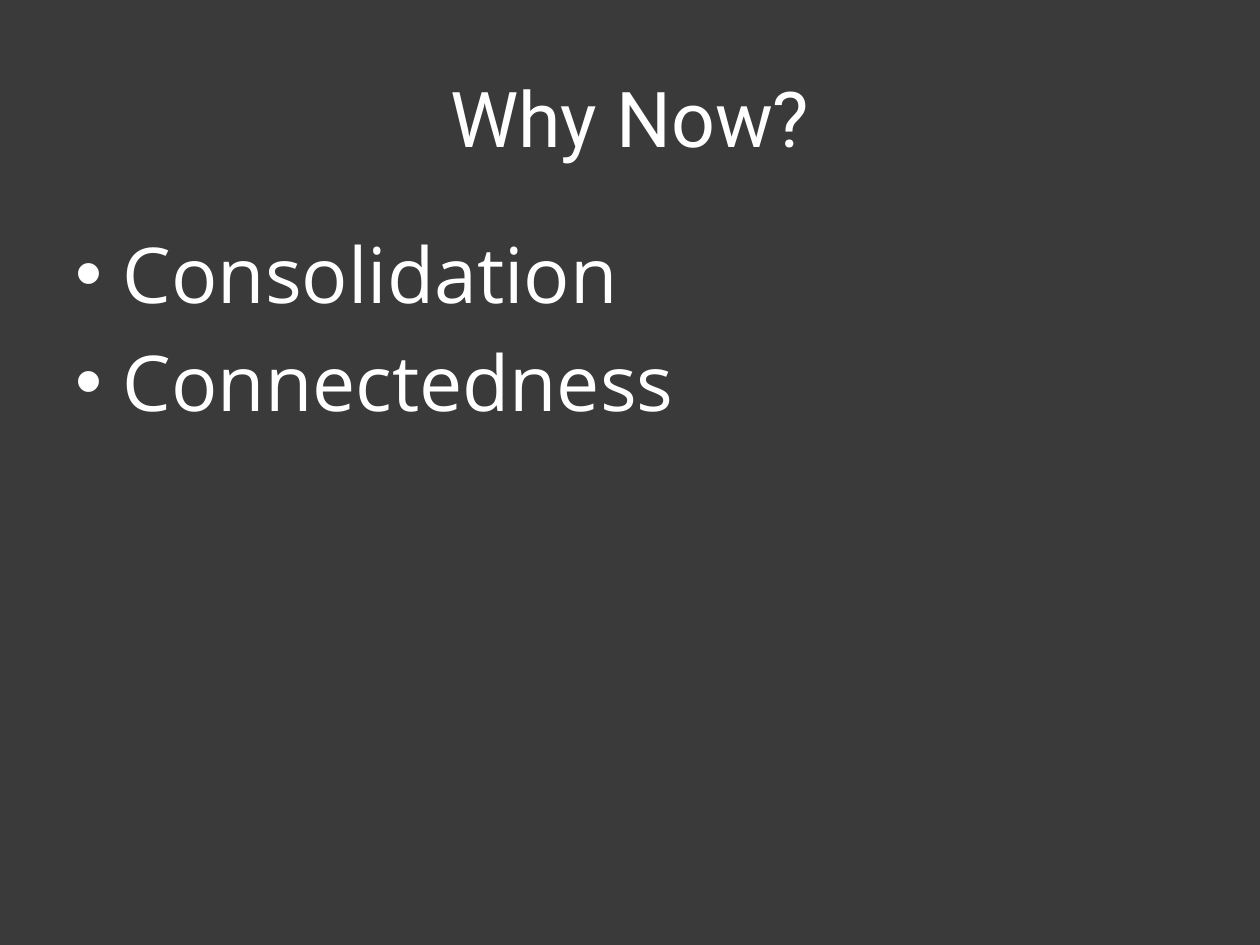
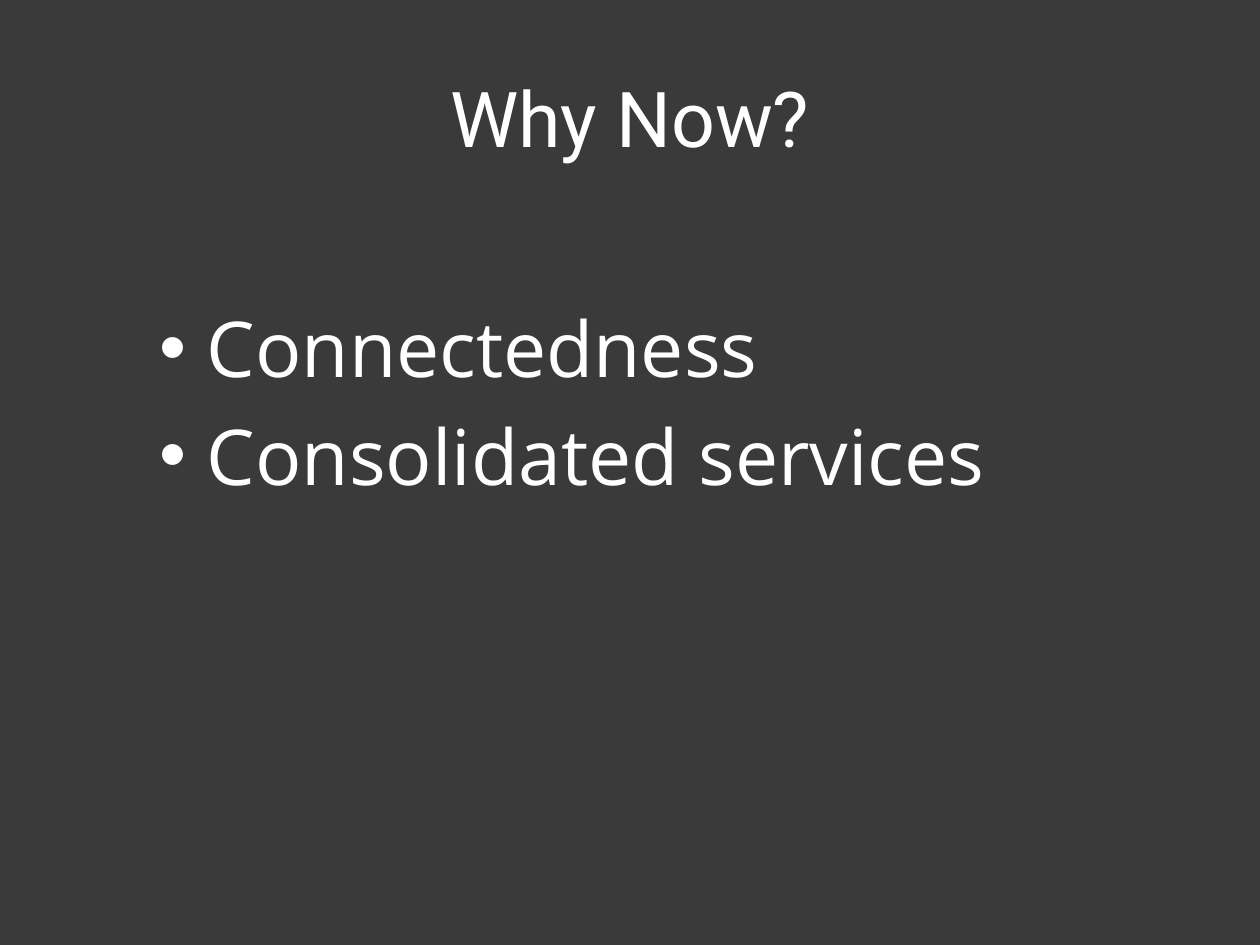
Before and after one commit to patik/code-sprint, a slide deck: slide 5 of code-sprint.pptx. Drawn at 1260x945 pixels with LibreOffice and Linux fonts; fonts in the diff are those of the drawing. Boxes give left, top, right and bottom in pixels: in the first picture for what was removed or moved away, otherwise in the second. Text is boxed around its words. In the diff, an @@ line names an element or a change of style, - is before the commit and + after.

```diff
--- a/code-sprint.pptx
+++ b/code-sprint.pptx
@@ text at box(123, 244, 618, 304): paragraph removed @@
-• Consolidation
@@ text "Connectedness": place and size @@
-text "Connectedness" at box(123, 244, 674, 412)
+text "Connectedness" at box(207, 318, 985, 486)
@@ text at box(207, 426, 985, 486): paragraph added @@
+• Consolidated services
```
Also in this commit, not shown: 11 other slides changed, 1 other file.
